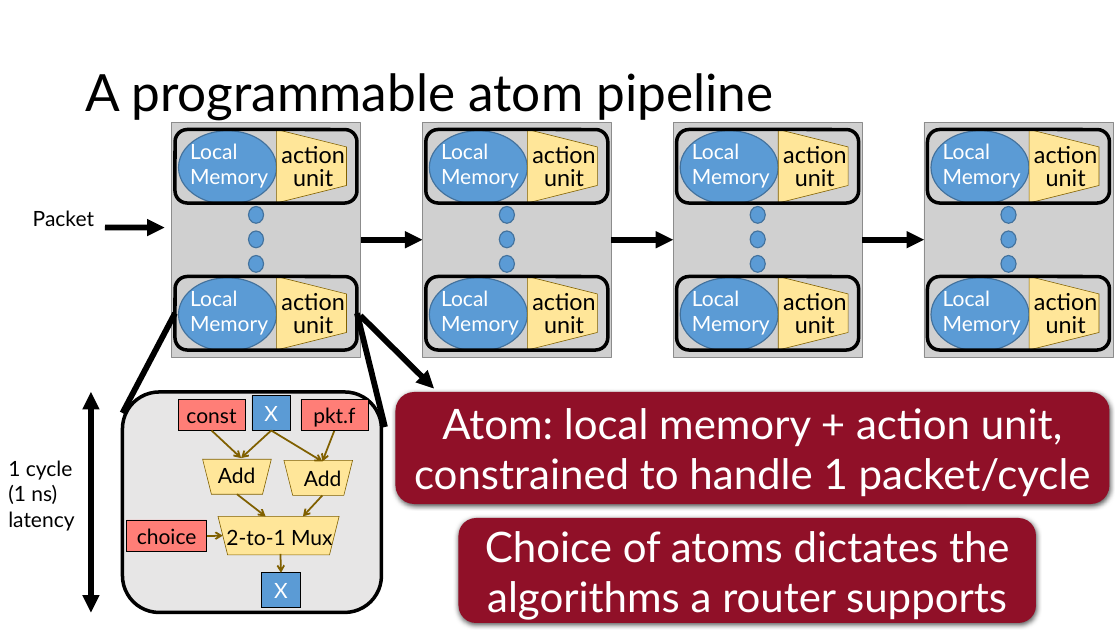
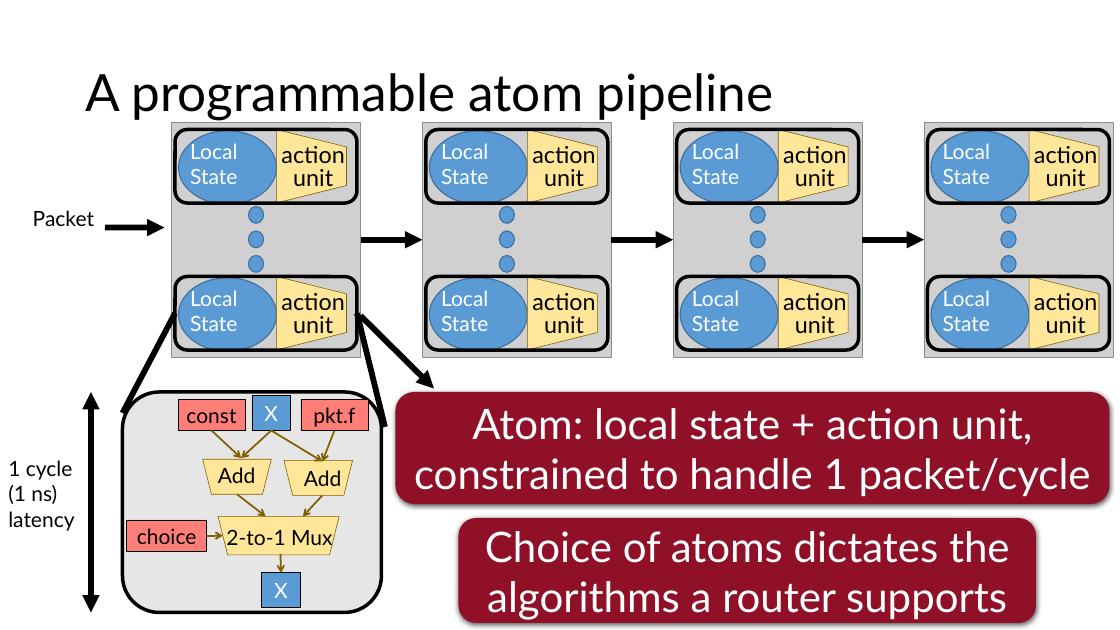
Before and after one commit to anirudhSK/pifo-domino-marple-ppts, a slide deck: slide 9 of combined_domino_pifo.pptx. Drawn at 1120x630 pixels with LibreOffice and Linux fonts; fonts in the diff are those of the drawing; grey boxes stand for pictures. Boxes give left, top, right and bottom in pixels: in the first picture for what was removed or moved away, otherwise in the second. Text is boxed around its words. In the diff, an @@ line names an element or a change of style, - is before the commit and + after.

Commit message:
Rename memory to state

```diff
--- a/combined_domino_pifo.pptx
+++ b/combined_domino_pifo.pptx
@@ text at (190,169,237,184): text changed @@
-Memory
+State
@@ text at (441,169,488,184): text changed @@
-Memory
+State
@@ text at (692,169,739,184): text changed @@
-Memory
+State
@@ text at (943,169,990,184): text changed @@
-Memory
+State
@@ text at (190,316,237,331): text changed @@
-Memory
+State
@@ text at (441,316,488,331): text changed @@
-Memory
+State
@@ text at (692,316,739,331): text changed @@
-Memory
+State
@@ text at (943,316,990,331): text changed @@
-Memory
+State
@@ text in rounded rectangle at (472,408,1032,445): text changed @@
-Atom: local memory + action unit,
+Atom: local state + action unit,
```
Also in this commit, not shown: 2 other slides changed.
